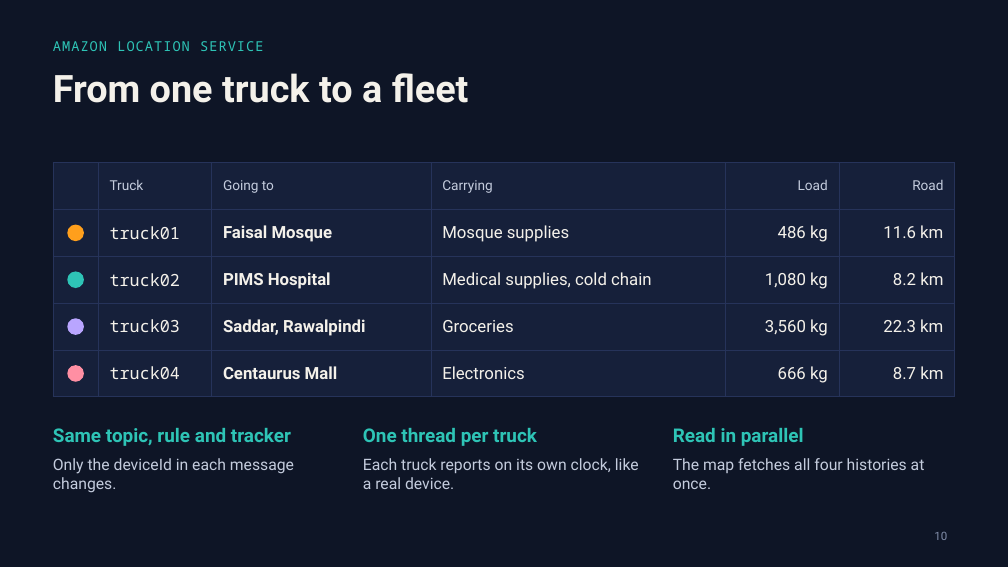
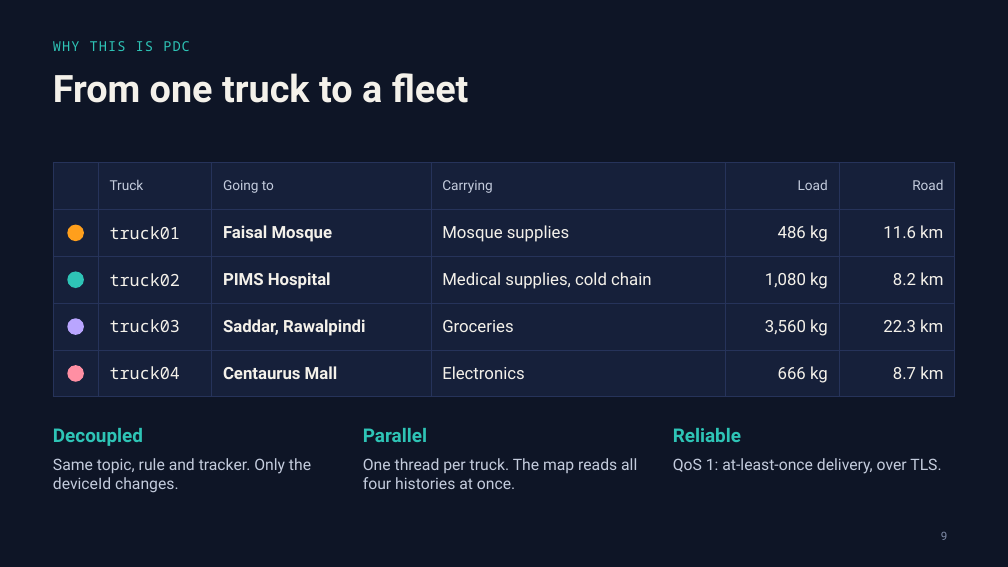
Before and after one commit to AhmadHassanSE/PDC_Project, a slide deck: slide 9 of Live Delivery Tracker - Fleet Presentation.pptx (slide 10 before the commit). Drawn at 1008x567 pixels with LibreOffice and Linux fonts; fonts in the diff are those of the drawing. Boxes give left, top, right and bottom in pixels: in the first picture for what was removed or moved away, otherwise in the second. Text is boxed around its words. In the diff, an @@ line names an element or a change of style, - is before the commit and + after.

```diff
--- a/Live Delivery Tracker - Fleet Presentation.pptx
+++ b/Live Delivery Tracker - Fleet Presentation.pptx
@@ text at (53, 41, 190, 51): text changed @@
-AMAZON LOCATION SERVICE
+WHY THIS IS PDC
@@ text at (53, 428, 143, 446): text changed @@
-Same topic, rule and tracker
+Decoupled
@@ text at (363, 428, 427, 442): text changed @@
-One thread per truck
+Parallel
@@ text at (673, 428, 741, 442): text changed @@
-Read in parallel
+Reliable
@@ text at (53, 458, 311, 493): text changed @@
-Only the deviceId in each message changes.
+Same topic, rule and tracker. Only the deviceId changes.
@@ text at (363, 458, 637, 489): text changed @@
-Each truck reports on its own clock, like a real device.
+One thread per truck. The map reads all four histories at once.
@@ text at (673, 458, 941, 474): text changed @@
-The map fetches all four histories at once.
+QoS 1: at-least-once delivery, over TLS.
@@ page number at (941, 532, 947, 540): text changed @@
-10
+9
```
Also in this commit, not shown: 3 other slides changed, 5 slides removed, 1 other file.
